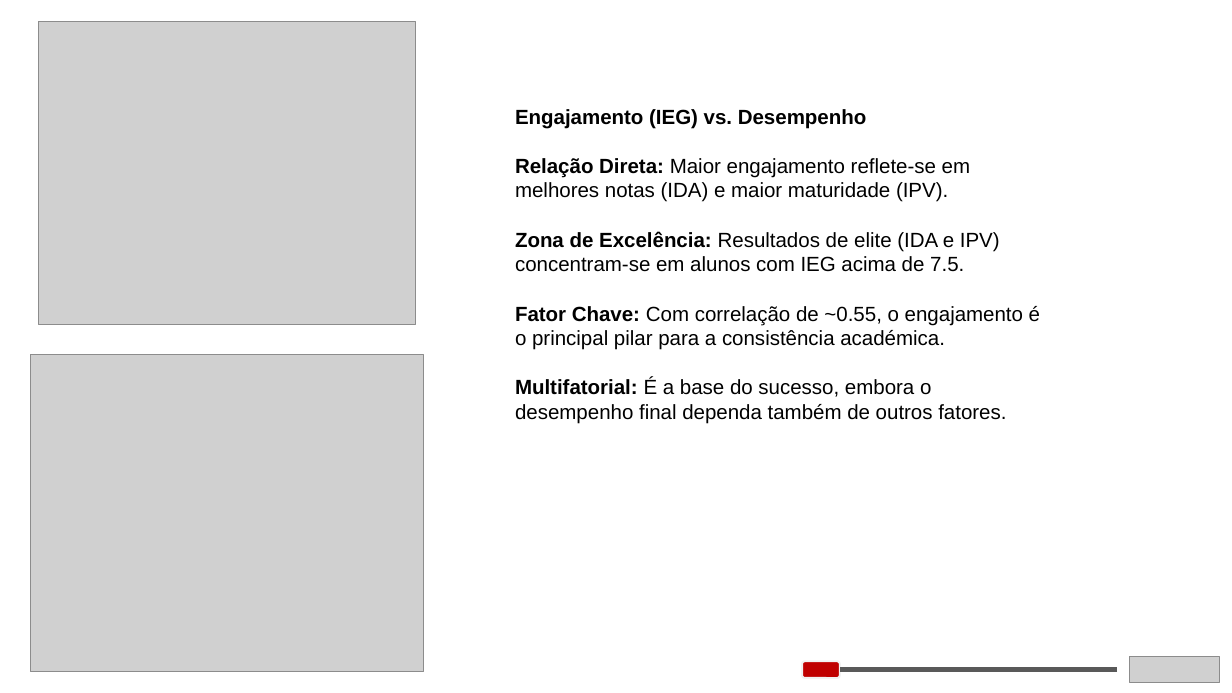
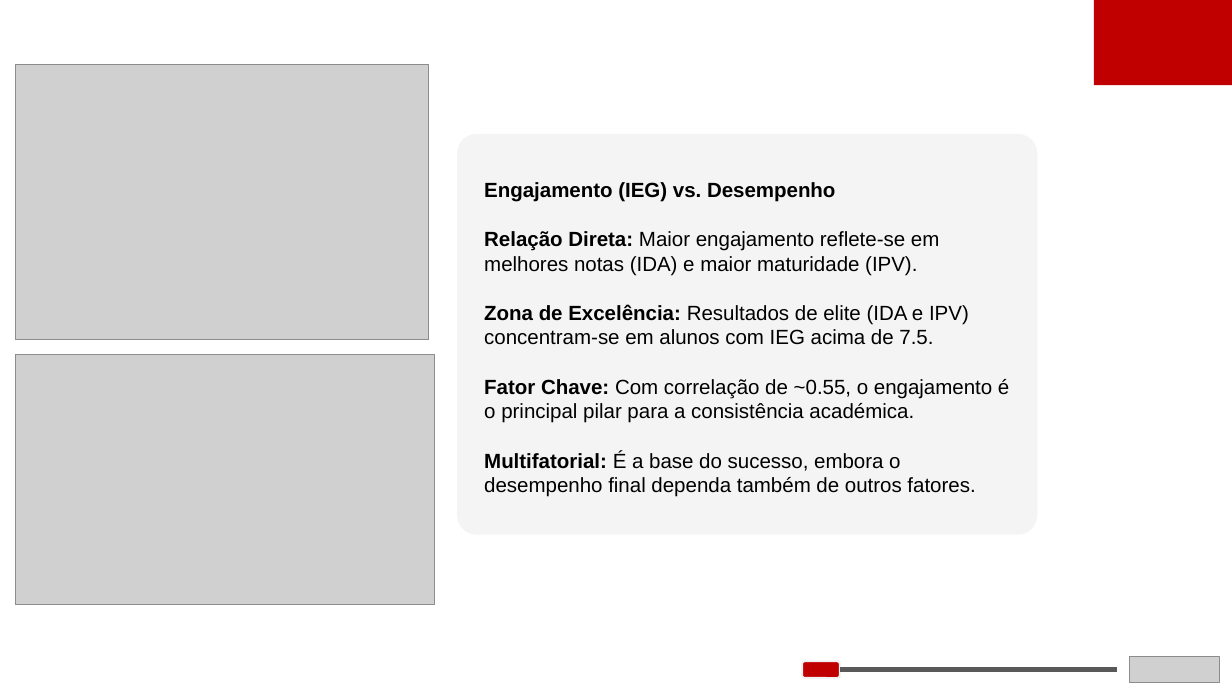
Before and after one commit to vbomura/tc5, a slide deck: slide 7 of Apresentacao/Apresentação_Datathon.pptx. Drawn at 1232x693 pixels with LibreOffice and Linux fonts; fonts in the diff are those of the drawing; grey boxes stand for pictures. Boxes give left, top, right and bottom in pixels: in the first picture for what was removed or moved away, otherwise in the second. Text is boxed around its words. In the diff, an @@ line names an element or a change of style, - is before the commit and + after.

```diff
--- a/Apresentacao/Apresentação_Datathon.pptx
+++ b/Apresentacao/Apresentação_Datathon.pptx
@@ rectangle added at box(1094, 0, 1232, 85), fill #C00000 @@
@@ picture: place and size @@
-picture at box(39, 21, 416, 324)
+picture at box(16, 64, 429, 339)
@@ rounded rectangle added at box(457, 134, 1038, 535), fill #F2F2F2 at 81% opacity @@
@@ text "Engajamento (IEG) vs. Desempenho": place and size @@
-text "Engajamento (IEG) vs. Desempenho" at box(515, 109, 1040, 424)
+text "Engajamento (IEG) vs. Desempenho" at box(484, 182, 1009, 497)
@@ picture: place and size @@
-picture at box(30, 355, 424, 672)
+picture at box(16, 355, 434, 605)
```
Also in this commit, not shown: 12 other slides changed, 1 slide added, 1 slide removed.
